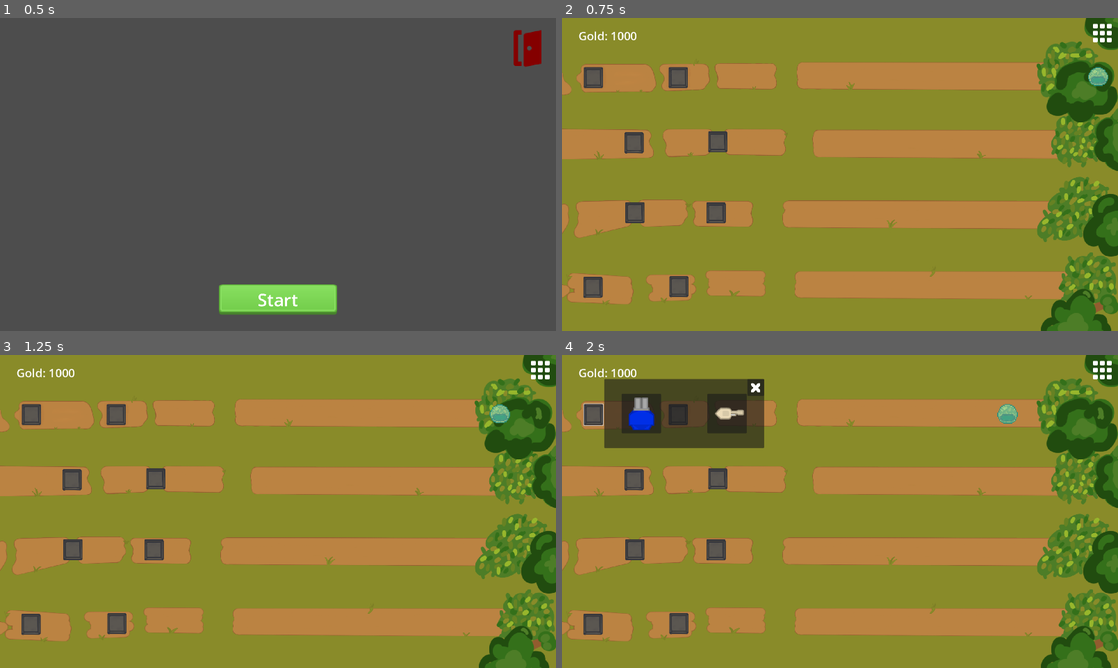
Above: before the commit, frames 1-4 (two rows, left to right).
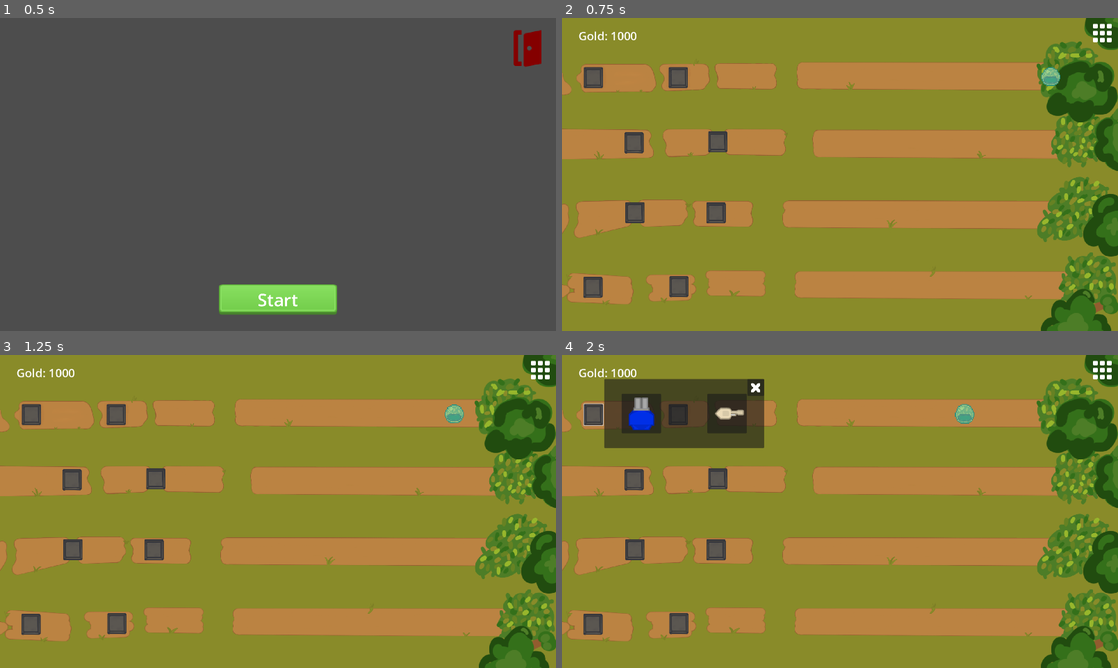
Above: after the commit, the same moments.

Repository: Silas-D/Startprojekt-SM5
Game: Godot game, scene res://Game/UI/mainmenu/main_menu.tscn
Two runs of this game, one before a commit and one after it. Both use one fixed random seed, a clock stepped at 60 frames per second and the inputs below.
Inputs (mouse positions are in pixels of both pictures, inside the frame that each line leads up to):
- Up to frame 1 (0.5 s): no input
- Up to frame 2 (0.75 s): click "Start" at 0.5 s
- Up to frame 3 (1.25 s): no input
- Up to frame 4 (2 s): click (595, 414) at 1.25 s

Frame 1 is identical in both runs. In frame 2, 0.3% of the frame differs, in the area x 86-99%, y 15-22%; in frame 3, 0.3%; in frame 4, 0.4%, in the area x 70-82%, y 15-22%.

Commit message:
FIX Absturz Index out of bounds + bischen aufraeumen

Diff:
--- a/Game/Defense/Turm1/Standard-Bullet.gd
+++ b/Game/Defense/Turm1/Standard-Bullet.gd
@@ -1,5 +1,4 @@
 extends CharacterBody2D
-
 
 var target = Vector2.ZERO
 const Speed = 1000
@@ -7,22 +6,21 @@
 const bulletDamage = 1
 
 func _physics_process(_delta):
-	#wo liegt die
 	var slimeSpawnerNode = get_tree().get_root().get_node("Main/Map")
 	var foundTarget
 
-	for i in slimeSpawnerNode.get_child_count():
-		if slimeSpawnerNode.get_child(i).name == pathName:
-			#foundTarget = true
-			target = slimeSpawnerNode.get_child(i).get_child(0).get_child(0).get_child(0).global_position
+	for i in range(slimeSpawnerNode.get_child_count()):
+		var child = slimeSpawnerNode.get_child(i)
+		if child.name == pathName and child.get_child_count() > 0:
+			var targetNode = child.get_child(0).get_child(0).get_child(0)
+			if targetNode:
+				target = targetNode.global_position
+				foundTarget = true
+				break  # Exit the loop once target is found
 
-	velocity = global_position.direction_to(target) * Speed
-	move_and_slide()
-
-#	if foundTarget:
-#		velocity = global_position.direction_to(target) * Speed
-#		look_at(target)
-#		move_and_slide()
+	if foundTarget:
+		velocity = global_position.direction_to(target) * Speed
+		move_and_slide()
 
 
 func _on_area_2d_body_entered(body):
--- a/Game/Level/Map.tscn
+++ b/Game/Level/Map.tscn
@@ -4,13 +4,13 @@
 
 [sub_resource type="Curve2D" id="Curve2D_hh8tq"]
 _data = {
-"points": PackedVector2Array(0, 0, 0, 0, 933, -348, 0, 0, 0, 0, -131, -340, 0, 0, 0, 0, -412, -338, 0, 0, 0, 0, -601, -338, 0, 0, 0, 0, -901, -334)
+"points": PackedVector2Array(0, 0, 0, 0, 933, -348, 0, 0, 0, 0, -131, -340, 0, 0, 0, 0, -412, -338, 0, 0, 0, 0, -601, -338, 0, 0, 0, 0, -923.109, -335)
 }
 point_count = 5
 
 [sub_resource type="Curve2D" id="Curve2D_qmuij"]
 _data = {
-"points": PackedVector2Array(0, 0, 0, 0, 943, -101, 0, 0, 0, 0, -84, -107, 0, 0, 0, 0, -385, -113, 0, 0, 0, 0, -593, -105, 0, 0, 0, 0, -941, -102)
+"points": PackedVector2Array(0, 0, 0, 0, 943, -101, 0, 0, 0, 0, -84, -107, 0, 0, 0, 0, -385, -113, 0, 0, 0, 0, -593, -105, 0, 0, 0, 0, -1011.44, -104)
 }
 point_count = 5
 
@@ -22,7 +22,7 @@
 
 [sub_resource type="Curve2D" id="Curve2D_ei0q4"]
 _data = {
-"points": PackedVector2Array(0, 0, 0, 0, 938, 387, 0, 0, 0, 0, -146, 384, 0, 0, 0, 0, -446, 378, 0, 0, 0, 0, -642, 396, 0, 0, 0, 0, -912, 395)
+"points": PackedVector2Array(0, 0, 0, 0, 889.828, 387, 0, 0, 0, 0, -146, 384, 0, 0, 0, 0, -446, 378, 0, 0, 0, 0, -642, 396, 0, 0, 0, 0, -912, 395)
 }
 point_count = 5
 
@@ -33,17 +33,21 @@
 texture = ExtResource("1_yeawc")
 
 [node name="Path1" type="Path2D" parent="."]
-position = Vector2(960, 540)
+position = Vector2(840.803, 540)
+scale = Vector2(0.949836, 1)
 curve = SubResource("Curve2D_hh8tq")
 
 [node name="Path2" type="Path2D" parent="."]
-position = Vector2(960, 540)
+position = Vector2(914.049, 540)
+scale = Vector2(0.951168, 1)
 curve = SubResource("Curve2D_qmuij")
 
 [node name="Path3" type="Path2D" parent="."]
-position = Vector2(960, 540)
+position = Vector2(865.23, 540)
+scale = Vector2(0.991309, 1)
 curve = SubResource("Curve2D_vkbgi")
 
 [node name="Path4" type="Path2D" parent="."]
-position = Vector2(960, 540)
+position = Vector2(895.839, 540)
+scale = Vector2(1.02285, 1)
 curve = SubResource("Curve2D_ei0q4")
--- a/Game/UI/Money/Symbol.gd
+++ b/Game/UI/Money/Symbol.gd
@@ -1,4 +1,4 @@
 extends Label
 
-func _process(delta):
+func _process(_delta):
 	self.text = "Gold: " + str(Money.Gold)
--- a/Game/main.gd
+++ b/Game/main.gd
@@ -25,7 +25,8 @@
 	#-> void
 	var wave_data = retrieve_wave_data()
 	#:
-	await get_tree().create_timer(0.2) ##padding
+	#await <- Nicht nötig
+	get_tree().create_timer(0.2) ##padding
 	spawn_enemies(wave_data)
 
 func retrieve_wave_data():
@@ -41,7 +42,8 @@
 	for i in wave_data:
 		var new_enemy = load("res://Game/Enemy/slime1/" + i[0] + ".tscn").instantiate()
 		map_node.add_child(new_enemy, true)
-		await get_tree().create_timer(i[1])
+		#await <- Nicht nötig
+		get_tree().create_timer(i[1])
 
 func pauseMenu():
 	if paused:
